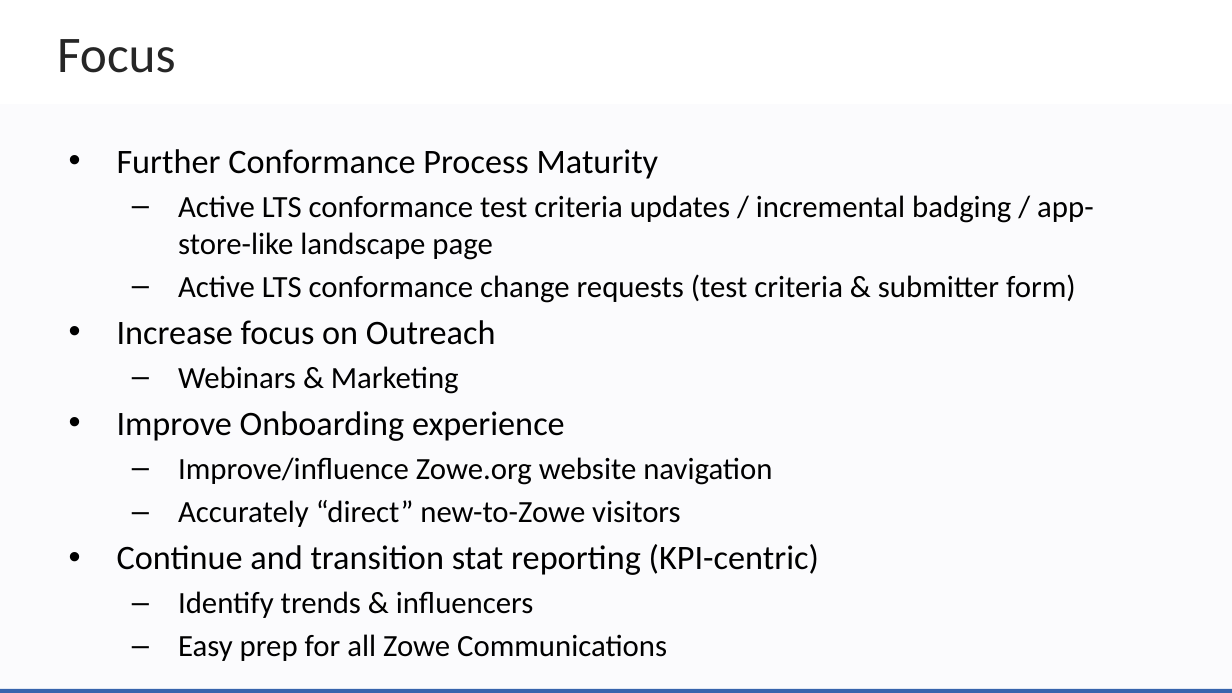
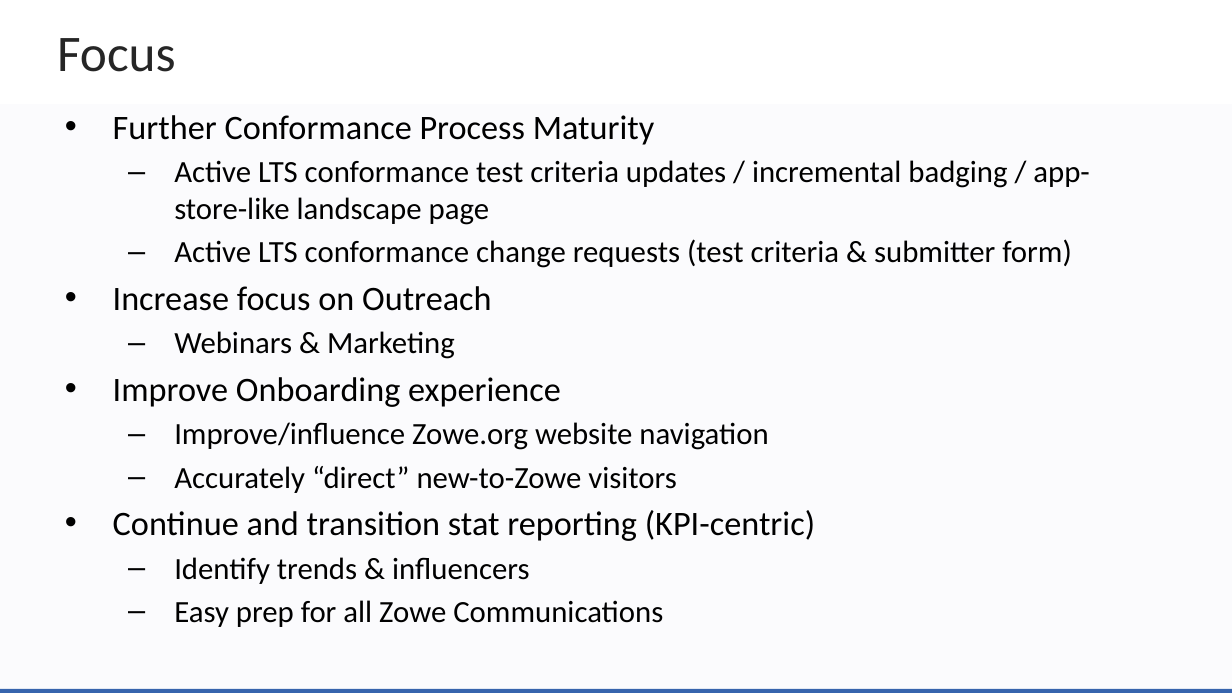
Before and after one commit to zowe/community, a slide deck: slide 26 of Project Management/20PI3 Planning/Zowe Community Squad Focus for 20PI3.pptx. Drawn at 1232x693 pixels with LibreOffice and Linux fonts; fonts in the diff are those of the drawing; background and template pictures are left out. Boxes give left, top, right and bottom in pixels: in the first picture for what was removed or moved away, otherwise in the second. Text is boxed around its words. In the diff, an @@ line names an element or a change of style, - is before the commit and + after.

Commit message:
update-ze focus slides

```diff
--- a/Project Management/20PI3 Planning/Zowe Community Squad Focus for 20PI3.pptx
+++ b/Project Management/20PI3 Planning/Zowe Community Squad Focus for 20PI3.pptx
@@ text "Further Conformance Process Maturity": place and size @@
-text "Further Conformance Process Maturity" at (117, 149, 1093, 661)
+text "Further Conformance Process Maturity" at (113, 115, 1089, 627)
```
Also in this commit, not shown: 1 other slide changed.
